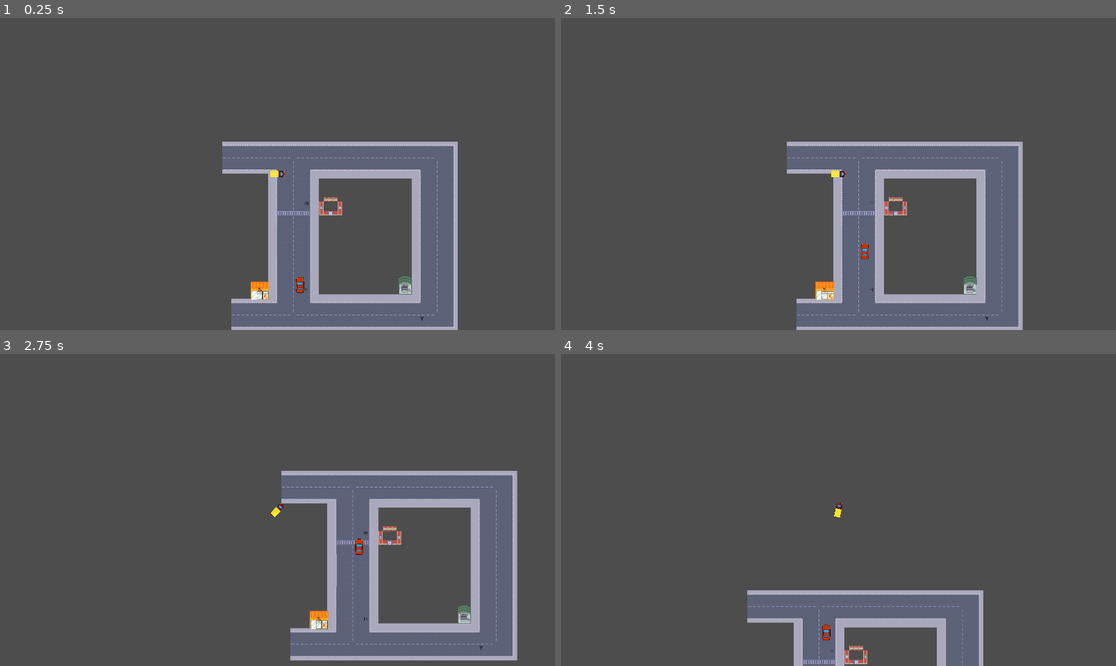
Above: before the commit, frames 1-4 (two rows, left to right).
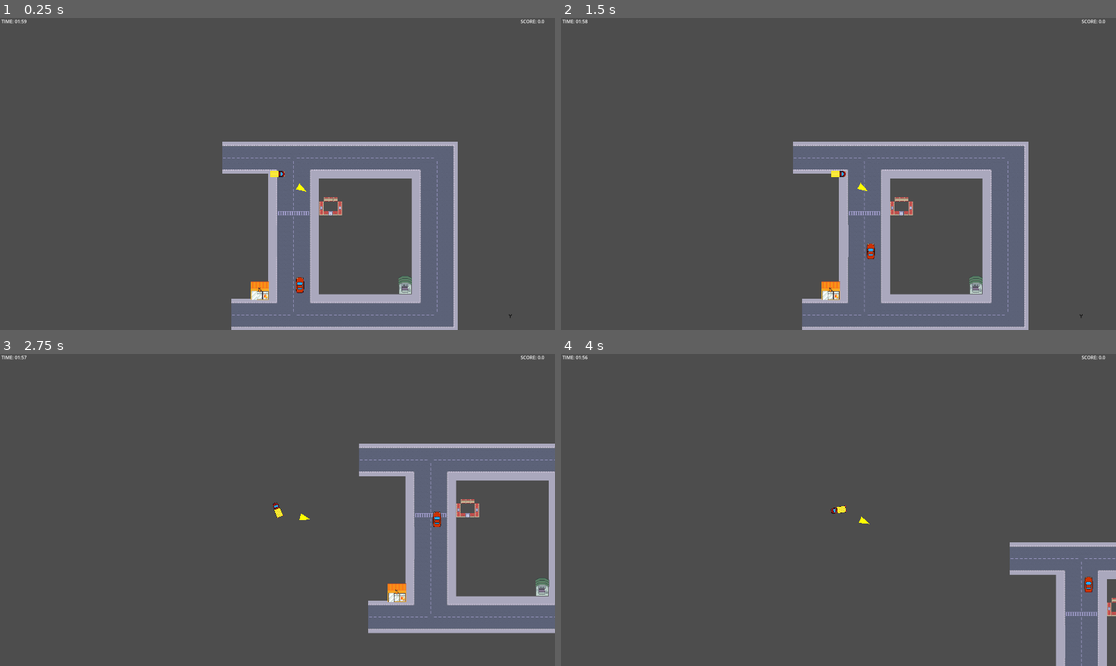
Above: after the commit, the same moments.

Repository: BastianTnd/grand-brew-delivery
Game: Godot game, scene res://Game/game.tscn
Same seed, same stepped clock (60 frames per second), same inputs: the game is played once before the commit and once after it.
Inputs:
- Up to frame 1 (0.25 s): no input
- Up to frame 2 (1.5 s): tap Enter at 0.5 s; hold Right (ui_right) 0.53-1.28 s; tap Space at 1.25 s; hold Down (ui_down) from 1.28 s (still down)
- Up to frame 3 (2.75 s): release Down (ui_down) at 2.03 s; hold Right (ui_right) from 2.03 s (still down)
- Up to frame 4 (4 s): release Right (ui_right) at 2.78 s; hold Up (ui_up) 2.78-3.53 s; hold Left (ui_left) from 3.53 s (still down)

The runs differ from the first frame. In frame 1, 0.1% of the frame differs, in the area x 0-99%, y 0-98%; in frame 2, 5.0%; in frame 3, 24%, in the area x 0-100%, y 0-99%; in frame 4, 12%.

Commit message:
feat: implement loop, HUD, and gated brewing logic
- hud: added score, timer and target-arrow
- mechanics: BS now requires all ingredients to refill
- world: randomized collectible positions in spawn zones

Diff:
--- a/godot_project/Bar/bar.gd
+++ b/godot_project/Bar/bar.gd
@@ -1,26 +1,22 @@
 extends Node2D
 
-@export var unload_speed = 35.0
+@export var unload_speed = 40.0
 var player_in_range = null
 
 func _ready():
-	if has_node("Area2D"):
-		$Area2D.body_entered.connect(_on_body_entered)
-		$Area2D.body_exited.connect(_on_body_exited)
+	$Area2D.body_entered.connect(_on_body_entered)
+	$Area2D.body_exited.connect(_on_body_exited)
 
 func _process(delta):
-	if player_in_range:
-		# Delivery starts if the player is stopped
-		if player_in_range.velocity.length() < 30.0 or player_in_range.is_refilling:
-			if player_in_range.beer_level > 0:
-				player_in_range.unload_beer(unload_speed * delta)
+	if player_in_range and player_in_range.beer_level > 0:
+		if player_in_range.velocity.length() < 50 or player_in_range.is_refilling:
+			player_in_range.unload_beer(unload_speed * delta)
 
 func _on_body_entered(body):
-	if body.has_method("unload_beer"):
+	if body.is_in_group("player") or body.name == "Player":
 		player_in_range = body
-		print("At the Bar. Please stop to deliver!")
 
 func _on_body_exited(body):
 	if body == player_in_range:
+		player_in_range.is_refilling = false
 		player_in_range = null
-		print("Left the Bar.")
--- a/godot_project/Bar/bar.tscn
+++ b/godot_project/Bar/bar.tscn
@@ -25,6 +25,6 @@
 
 [node name="Area2D" type="Area2D" parent="." unique_id=278657498]
 
-[node name="CollisionShape2D" type="CollisionShape2D" parent="Area2D" unique_id=2146170639]
+[node name="CollisionShape2D" type="CollisionShape2D" parent="Area2D" unique_id=2146170639 groups=["bar"]]
 position = Vector2(0, 50.5)
 shape = SubResource("RectangleShape2D_5uas7")
--- a/godot_project/BrewingStation/brewing_station.gd
+++ b/godot_project/BrewingStation/brewing_station.gd
@@ -1,24 +1,23 @@
 extends Node2D
 
-@export var refill_speed = 25.0
+@export var refill_speed = 30.0
 var player_in_range = null
 
 func _ready():
-	if has_node("Area2D"):
-		$Area2D.body_entered.connect(_on_body_entered)
-		$Area2D.body_exited.connect(_on_body_exited)
+	$Area2D.body_entered.connect(_on_body_entered)
+	$Area2D.body_exited.connect(_on_body_exited)
 
 func _process(delta):
-	if player_in_range:
-		# Filling starts if the player is stopped
-		if player_in_range.velocity.length() < 20.0 or player_in_range.is_refilling:
-			if player_in_range.beer_level < player_in_range.max_beer:
+	if player_in_range and ScoreManager.items_collected >= 3:
+		if not player_in_range.has_filled_this_round:
+			if player_in_range.velocity.length() < 50 or player_in_range.is_refilling:
 				player_in_range.add_beer(refill_speed * delta)
 
 func _on_body_entered(body):
-	if body.has_method("add_beer"):
+	if body.is_in_group("player") or body.name == "Player":
 		player_in_range = body
 
 func _on_body_exited(body):
 	if body == player_in_range:
+		player_in_range.is_refilling = false
 		player_in_range = null
--- a/godot_project/BrewingStation/brewing_station.tscn
+++ b/godot_project/BrewingStation/brewing_station.tscn
@@ -9,7 +9,7 @@
 [sub_resource type="RectangleShape2D" id="RectangleShape2D_qi2ec"]
 size = Vector2(63, 40)
 
-[node name="BrewingStation" type="Node2D" unique_id=1836337703]
+[node name="BrewingStation" type="Node2D" unique_id=1836337703 groups=["brewing_station"]]
 script = ExtResource("1_fmctb")
 
 [node name="Sprite2D" type="Sprite2D" parent="." unique_id=259589046]
--- a/godot_project/Collectible/collectible.gd
+++ b/godot_project/Collectible/collectible.gd
@@ -3,7 +3,6 @@
 
 @onready var collectible_sprite: Sprite2D = $Sprite2D
 @export var collectible: collectible_type
-
 enum collectible_type {MALT, HOPS, YEAST}
 
 var malt_sprite = "res://Collectible/Sprites/Malz_M.png"
@@ -15,22 +14,14 @@
 
 func _on_body_entered(body: Node2D) -> void:
 	if body.name == "Player":
-		# Destroy Collectible
+		if ScoreManager:
+			ScoreManager.collect_item()
 		self.queue_free()
 
-# Sets Sprite depending on collectible Type
 func change_sprite() -> void:
-	# Malt Sprite
 	if collectible == collectible_type.MALT:
-		var texture = load(malt_sprite)
-		collectible_sprite.texture = texture
-
-	# Hops Sprite
-	if collectible == collectible_type.HOPS:
-		var texture = load(hops_sprite)
-		collectible_sprite.texture = texture
-
-	# Yeast Sprite
-	if collectible == collectible_type.YEAST:
-		var texture = load(yeast_sprite)
-		collectible_sprite.texture = texture
+		collectible_sprite.texture = load(malt_sprite)
+	elif collectible == collectible_type.HOPS:
+		collectible_sprite.texture = load(hops_sprite)
+	elif collectible == collectible_type.YEAST:
+		collectible_sprite.texture = load(yeast_sprite)
--- a/godot_project/Collectible/collectible.tscn
+++ b/godot_project/Collectible/collectible.tscn
@@ -4,7 +4,7 @@
 
 [sub_resource type="CircleShape2D" id="CircleShape2D_3bsdh"]
 
-[node name="Collectible" type="Area2D" unique_id=1851355729]
+[node name="Collectible" type="Area2D" unique_id=1851355729 groups=["collectibles"]]
 script = ExtResource("1_pel21")
 
 [node name="Sprite2D" type="Sprite2D" parent="." unique_id=1990514737]
--- a/godot_project/Game/game.tscn
+++ b/godot_project/Game/game.tscn
@@ -1,11 +1,12 @@
 [gd_scene format=3 uid="uid://ttbx6s2tnmnb"]
 
 [ext_resource type="PackedScene" uid="uid://bvp0noy8wujyd" path="res://Map/map.tscn" id="1_1erje"]
-[ext_resource type="Script" uid="uid://egbw7oq2pqra" path="res://Game/game_manger.gd" id="1_oomkl"]
+[ext_resource type="Script" uid="uid://egbw7oq2pqra" path="res://Game/game_manager.gd" id="1_oomkl"]
 [ext_resource type="PackedScene" uid="uid://b43n0r1ks3ath" path="res://Player/player.tscn" id="2_m22wp"]
 [ext_resource type="PackedScene" uid="uid://bfkkj6ddnv3qi" path="res://Bar/bar.tscn" id="4_jcm6v"]
 [ext_resource type="PackedScene" uid="uid://dx3y7jt5plp2d" path="res://BrewingStation/brewing_station.tscn" id="5_fwxkx"]
 [ext_resource type="PackedScene" uid="uid://58m1ibhbsjtt" path="res://NPCs/CarNPCs/car_routine.tscn" id="5_qmv3x"]
+[ext_resource type="PackedScene" uid="uid://di2uirwf3eamg" path="res://Game/hud.tscn" id="7_oomkl"]
 
 [node name="Game" type="Node2D" unique_id=916570660]
 script = ExtResource("1_oomkl")
@@ -22,3 +23,5 @@
 
 [node name="CarRoutine" parent="." unique_id=1949011404 instance=ExtResource("5_qmv3x")]
 position = Vector2(84, 92)
+
+[node name="CanvasLayer" parent="." unique_id=2140511235 instance=ExtResource("7_oomkl")]
--- /dev/null
+++ b/godot_project/Game/game_manager.gd
@@ -0,0 +1,16 @@
+extends Node2D
+
+var collectible_blueprint = preload("res://Collectible/collectible.tscn")
+
+func _ready():
+	spawn_items()
+	if ScoreManager:
+		ScoreManager.delivery_completed.connect(spawn_items)
+
+func spawn_items():
+	var types = [Collectible.collectible_type.MALT, Collectible.collectible_type.HOPS, Collectible.collectible_type.YEAST]
+	for t in types:
+		var item = collectible_blueprint.instantiate()
+		item.collectible = t
+		add_child(item)
+		item.position = Vector2(randf_range(200, 1600), randf_range(200, 1000))
--- a/godot_project/Game/game_manger.gd
+++ /dev/null
@@ -1,28 +0,0 @@
-extends Node2D
-
-var collectible_blueprint = preload("res://Collectible/collectible.tscn")
-
-
-func _ready() -> void:
-	spawn()
-
-func spawn() -> void:
-	# Instantiate one Collectible for every collectible type
-	var collectible_instance_malt: Area2D = collectible_blueprint.instantiate()
-	var collectible_instance_hops: Area2D = collectible_blueprint.instantiate()
-	var collectible_instance_yeast: Area2D = collectible_blueprint.instantiate()
-
-	# Set the collectible type for each Collectible
-	collectible_instance_malt.collectible = Collectible.collectible_type.MALT
-	collectible_instance_hops.collectible = Collectible.collectible_type.HOPS
-	collectible_instance_yeast.collectible = Collectible.collectible_type.YEAST
-
-	# Add Collectibles to the Game Scene
-	add_child(collectible_instance_malt)
-	add_child(collectible_instance_hops)
-	add_child(collectible_instance_yeast)
-
-	# Set initial spawn position
-	collectible_instance_malt.position = Vector2(100, 100)
-	collectible_instance_hops.position = Vector2(100, 400)
-	collectible_instance_yeast.position = Vector2(500, 500)
--- /dev/null
+++ b/godot_project/Game/hud.gd
@@ -0,0 +1,12 @@
+extends CanvasLayer
+
+@onready var time_label = $TimeLabel
+@onready var score_label = $ScoreLabel
+
+func _process(_delta):
+	if ScoreManager:
+		var total_secs = int(ScoreManager.time_left)
+		var mins = total_secs / 60
+		var secs = total_secs % 60
+		time_label.text = "TIME: %02d:%02d" % [mins, secs]
+		score_label.text = "SCORE: " + str(round(ScoreManager.total_points))
--- /dev/null
+++ b/godot_project/Game/hud.tscn
@@ -0,0 +1,18 @@
+[gd_scene format=3 uid="uid://di2uirwf3eamg"]
+
+[ext_resource type="Script" uid="uid://bmrg6ie3ty0l6" path="res://Game/hud.gd" id="1_cinpd"]
+
+[node name="HUD" type="CanvasLayer" unique_id=2140511235]
+script = ExtResource("1_cinpd")
+
+[node name="TimeLabel" type="Label" parent="." unique_id=1118626193]
+offset_left = 5.0
+offset_right = 218.0
+offset_bottom = 120.0
+text = "TIME 00:00:00"
+
+[node name="ScoreLabel" type="Label" parent="." unique_id=390803879]
+offset_left = 1801.0
+offset_right = 2027.0
+offset_bottom = 137.0
+text = "SCORE: 123456"
--- a/godot_project/Player/player.gd
+++ b/godot_project/Player/player.gd
@@ -1,132 +1,124 @@
 extends CharacterBody2D
 
-# --- Physics Settings ---
+# --- Physics ---
 @export var engine_power = 1800.0
 @export var max_speed = 950.0
-@export var max_speed_reverse = 300.0  # Limit for reverse driving
-@export var reverse_power_factor = 0.4 # Power reduction for reverse
+@export var friction = 0.97
 @export var steering_angle = 25.0
-@export var friction = 0.97
-
-# --- Drift Mechanics ---
-@export var drift_threshold = 400.0
-@export var drift_intensity = 0.05
 @export var normal_traction = 0.12
 
-# --- Beer System ---
+# --- Beer Mechanics ---
 @export var max_beer = 100.0
 var beer_level = 0.0
-var last_announced_step = 0
-var is_refilling = false # Locks movement during unloading
+var is_refilling = false
+var crash_cooldown = 0.0
+var has_filled_this_round = false # Locks the brewery after use
 
-# --- Crash Protection ---
-var crash_cooldown = 0.0
-@export var cooldown_time = 0.8
-@export var min_crash_speed = 300.0
+# --- Arrow Display ---
+@export var arrow_distance = 100.0
+@export var arrow_size = 18.0
+var current_arrow_color = Color.WHITE
+
+func _draw():
+	var target_pos = _get_current_target_position()
+
+	if target_pos != Vector2.ZERO and not is_refilling:
+		var direction = global_position.direction_to(target_pos)
+		var angle = direction.angle() - global_rotation
+		var arrow_center = Vector2(arrow_distance, 0).rotated(angle)
+
+		var p1 = arrow_center + Vector2(arrow_size, 0).rotated(angle)
+		var p2 = arrow_center + Vector2(-arrow_size, -arrow_size/1.5).rotated(angle)
+		var p3 = arrow_center + Vector2(-arrow_size, arrow_size/1.5).rotated(angle)
+
+		draw_polygon(PackedVector2Array([p1, p2, p3]), PackedColorArray([current_arrow_color]))
 
 func _physics_process(delta):
-	# Handle crash cooldown timer
 	if crash_cooldown > 0:
 		crash_cooldown -= delta
 
-	# 1. INPUT HANDLING
 	var move_input = 0.0
 	var turn = 0.0
 
-	# Only allow input if not currently refilling or unloading
 	if not is_refilling:
 		move_input = Input.get_axis("ui_down", "ui_up")
 		turn = Input.get_axis("ui_left", "ui_right")
 	else:
-		# Auto-brake when at a station
 		velocity = velocity.move_toward(Vector2.ZERO, 600 * delta)
 
-	# 2. ACCELERATION (Forward vs. Reverse Power)
 	if move_input != 0:
-		var current_accel = engine_power
-		if move_input < 0:
-			current_accel *= reverse_power_factor
-		velocity += transform.x * move_input * current_accel * delta
+		velocity += transform.x * move_input * engine_power * delta
 	else:
-		# Slow down when no input is given
 		velocity = velocity.move_toward(Vector2.ZERO, 200 * delta)
 
-	# 3. SPEED LIMITS
 	velocity *= friction
 	var speed = velocity.length()
 	var is_forward = velocity.dot(transform.x) > 0
 
-	if is_forward:
-		if speed > max_speed:
-			velocity = velocity.normalized() * max_speed
+	if speed > 20:
+		var side_factor = 1 if is_forward else -1
+		var target_vel = velocity.rotated(turn * deg_to_rad(steering_angle) * side_factor)
+		velocity = velocity.lerp(target_vel, normal_traction)
+		rotation = lerp_angle(rotation, velocity.angle() if is_forward else (velocity * -1).angle(), 12.0 * delta)
+
+	var collided = move_and_slide()
+	if collided and speed > 180:
+		apply_crash_penalty()
+
+	queue_redraw()
+
+func apply_crash_penalty():
+	if crash_cooldown <= 0 and beer_level > 0:
+		var penalty = 10.0
+		beer_level = clamp(beer_level - penalty, 0, max_beer)
+		crash_cooldown = 1.2
+
+		var tween = create_tween()
+		tween.tween_property(self, "modulate", Color.RED, 0.1)
+		tween.tween_property(self, "modulate", Color.WHITE, 0.1)
+		print("CRASH! Beer spilled.")
+
+func _get_current_target_position() -> Vector2:
+	# 1. Collect Phase (Yellow)
+	if ScoreManager.items_collected < 3:
+		current_arrow_color = Color.YELLOW
+		var items = get_tree().get_nodes_in_group("collectibles")
+		if items.size() > 0:
+			var closest = items[0]
+			for item in items:
+				if global_position.distance_to(item.global_position) < global_position.distance_to(closest.global_position):
+					closest = item
+			return closest.global_position
+
+	# 2. Refill Phase (Orange)
+	elif not has_filled_this_round:
+		current_arrow_color = Color.ORANGE
+		var station = get_tree().get_first_node_in_group("brewing_station")
+		if station: return station.global_position
+
+	# 3. Deliver Phase (Green)
 	else:
-		if speed > max_speed_reverse:
-			velocity = velocity.normalized() * max_speed_reverse
+		current_arrow_color = Color.GREEN
+		var bar = get_tree().get_first_node_in_group("bar")
+		if bar: return bar.global_position
 
-	# 4. STEERING AND (DRIFTING NOT WORKING LOL)
-	if speed > 20:
-		var current_traction = normal_traction
-
-		# Apply drift logic if above speed threshold
-		if speed > drift_threshold:
-			var drift_factor = (speed - drift_threshold) / (max_speed - drift_threshold)
-			current_traction = lerp(normal_traction, drift_intensity, clamp(drift_factor, 0.0, 1.0))
-
-		# Reverse steering direction if driving backwards
-		var side_factor = 1 if is_forward else -1
-		var target_vel = velocity.rotated(turn * deg_to_rad(steering_angle) * side_factor * (1.0 if move_input != 0 else 0.5))
-		velocity = velocity.lerp(target_vel, current_traction)
-
-		# Rotate the sprite towards movement direction
-		var target_rotation = velocity.angle() if is_forward else (velocity * -1).angle()
-		rotation = lerp_angle(rotation, target_rotation, 12.0 * delta)
-
-	# 5. COLLISION AND DAMAGE
-	var pre_collision_speed = speed
-	var collided = move_and_slide()
-
-	if collided and not is_refilling and crash_cooldown <= 0:
-		if pre_collision_speed > min_crash_speed:
-			beer_level = clamp(beer_level - (max_beer * 0.10), 0, max_beer)
-			crash_cooldown = cooldown_time
-			last_announced_step = int(beer_level / 10) * 10
-			print("CRASH! Beer lost!")
-
-# --- STATION METHODS ---
+	return Vector2.ZERO
 
 func add_beer(amount):
 	is_refilling = true
 	beer_level = clamp(beer_level + amount, 0, max_beer)
-	_check_announcement("Refilling")
 	if beer_level >= max_beer:
 		is_refilling = false
-		print("REFILLED!")
+		has_filled_this_round = true
 
 func unload_beer(amount):
 	if beer_level > 0:
 		is_refilling = true
-
-		# calculation to ensure exact score transmission
-		var actual_unload = amount
-		if beer_level < amount:
-			actual_unload = beer_level
-
-		if ScoreManager:
-			ScoreManager.add_points(actual_unload)
-
-		beer_level -= actual_unload
-		_check_announcement("Unloading")
-
-		# Unlock movement once the tank is empty
+		var actual = amount if beer_level >= amount else beer_level
+		ScoreManager.add_points(actual)
+		beer_level -= actual
 		if beer_level <= 0:
 			beer_level = 0
 			is_refilling = false
-			last_announced_step = 0
-			print("DELIVERY FINISHED! Score: ", round(ScoreManager.total_points))
-
-# Helper to print progress every 10%
-func _check_announcement(type):
-	var current_step = int(beer_level / 10) * 10
-	if current_step != last_announced_step:
-		last_announced_step = current_step
-		print(type, ": ", current_step, "%")
+			has_filled_this_round = false
+			ScoreManager.complete_delivery()
--- a/godot_project/score_manager.gd
+++ b/godot_project/score_manager.gd
@@ -1,14 +1,34 @@
 extends Node
 
-# Using float for internal calculations to prevent losing decimal precision
+signal delivery_completed
+signal game_over
+
+@export var game_time : float = 120.0
 var total_points : float = 0.0
+var items_collected : int = 0
+var time_left : float
+
+func _ready():
+	time_left = game_time
+
+func _process(delta):
+	if time_left > 0:
+		time_left -= delta
+		if time_left <= 0:
+			time_left = 0
+			game_over.emit()
+			_trigger_end()
+
+func collect_item():
+	items_collected += 1
 
 func add_points(amount: float):
 	total_points += amount
 
-	# Use round() for the output so that 99.99 displays as 100
-	if Engine.get_frames_drawn() % 30 == 0:
-		print("--- CURRENT SCORE: ", round(total_points), " ---")
+func complete_delivery():
+	items_collected = 0
+	delivery_completed.emit()
 
-func reset_score():
-	total_points = 0.0
+func _trigger_end():
+	await get_tree().create_timer(3.0).timeout
+	get_tree().quit()
Renamed: godot_project/Game/game_manger.gd.uid -> godot_project/Game/game_manager.gd.uid
Not shown, added: godot_project/Game/hud.gd.uid
